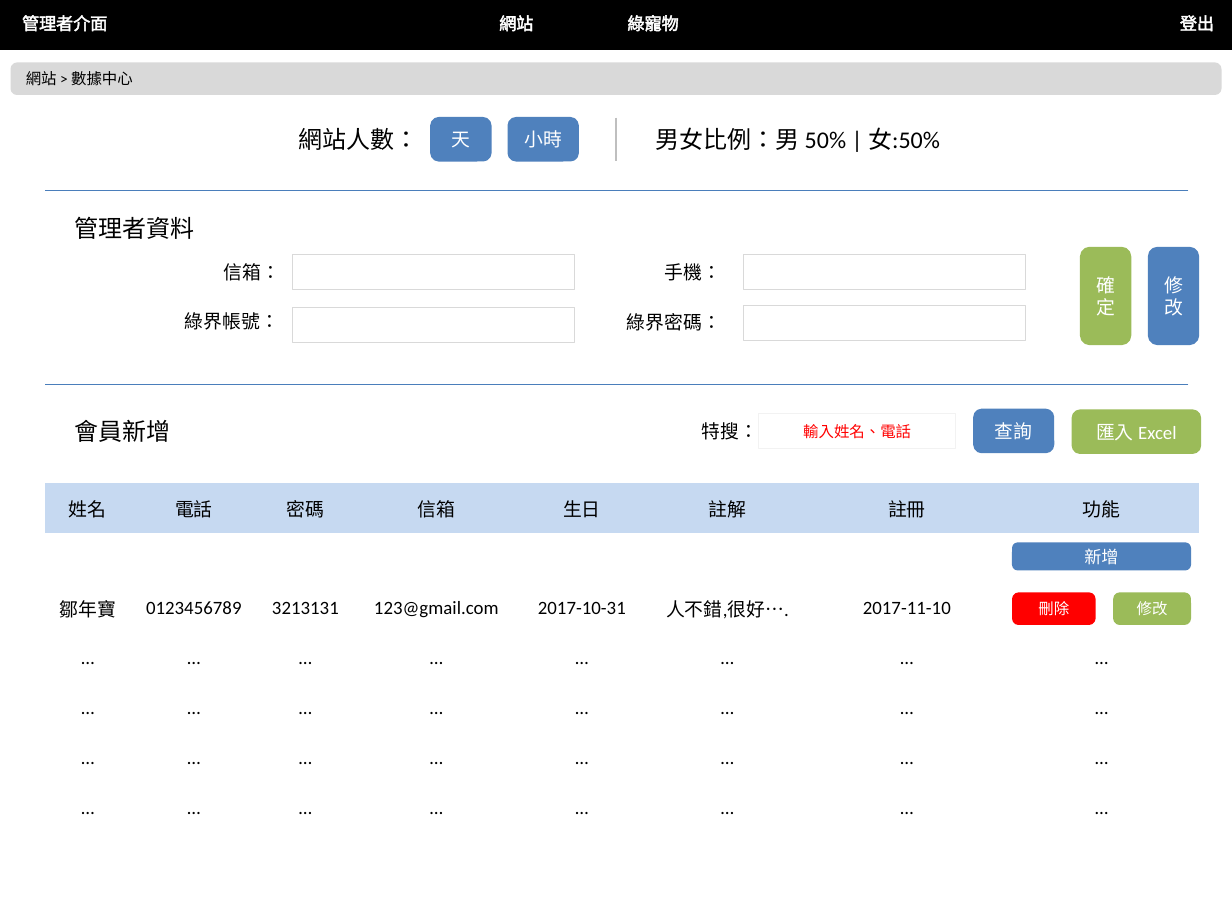
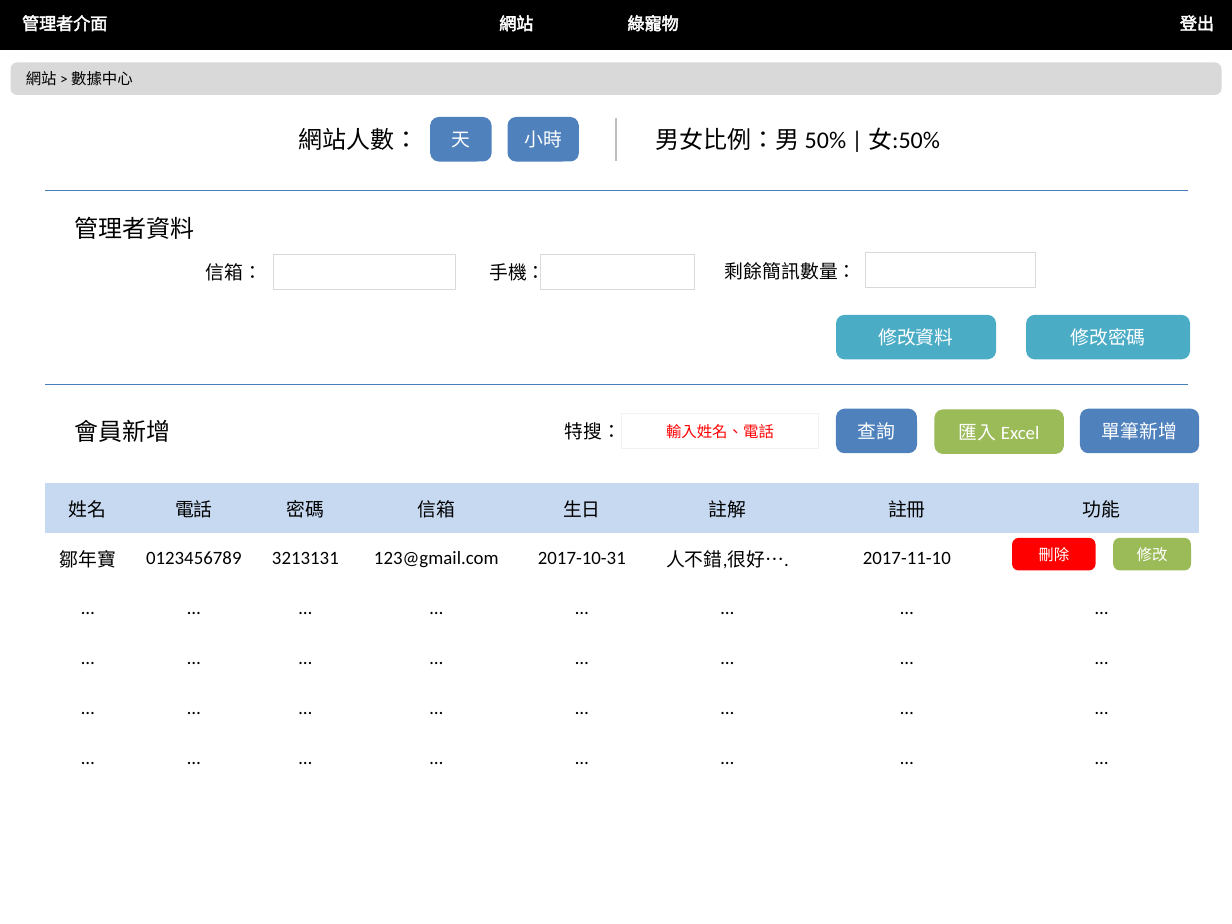
Before and after one commit to nexstar/XMind, a slide deck: slide 5 of 最終後台版型.pptx. Drawn at 1232x924 pixels with LibreOffice and Linux fonts; fonts in the diff are those of the drawing. Boxes give left, top, right and bottom in pixels: in the first picture for what was removed or moved away, otherwise in the second. Text is boxed around its words. In the diff, an @@ line names an element or a change of style, - is before the commit and + after.

Commit message:
修改excel&ppt

```diff
--- a/最終後台版型.pptx
+++ b/最終後台版型.pptx
@@ text "信箱：": place and size @@
-text "信箱：" at <box>223,263,279,281</box>
+text "信箱：" at <box>206,263,262,281</box>
@@ rectangle: place and size @@
-rectangle at <box>292,255,574,291</box>
+rectangle at <box>274,255,456,291</box>
@@ text "手機：": place and size @@
-text "手機：" at <box>665,263,721,281</box>
+text "手機：" at <box>489,263,545,281</box>
@@ rectangle: place and size @@
-rectangle at <box>744,255,1026,291</box>
+rectangle at <box>540,255,694,291</box>
@@ text added at <box>725,262,857,280</box>, 11 pt, text #000000 @@
+剩餘簡訊數量：
@@ rectangle: place and size @@
-rectangle at <box>293,307,575,342</box>
+rectangle at <box>866,253,1036,288</box>
@@ rounded rectangle removed at <box>1082,249,1130,344</box> @@
-確定
@@ text removed at <box>185,312,279,330</box> @@
-綠界帳號：
@@ text removed at <box>627,313,721,331</box> @@
-綠界密碼：
@@ rectangle removed at <box>744,306,1026,341</box> @@
@@ rounded rectangle added at <box>838,317,994,357</box>, fill #4BACC6, outline #4BACC6 2 pt, 11 pt, text #FFFFFF @@
+修改資料
@@ rounded rectangle "修改密碼": place and size @@
-rounded rectangle "修改密碼" at <box>1149,249,1198,344</box>
+rounded rectangle "修改密碼" at <box>1027,317,1188,357</box>
@@ rounded rectangle "修改密碼" at <box>1027,317,1188,357</box>: fill #4F81BD to #4BACC6; outline #4F81BD 2 pt to #4BACC6 2 pt @@
@@ text in rounded rectangle at <box>1070,328,1145,346</box>: text changed @@
-修改
+修改密碼
@@ text "特搜：": place and size @@
-text "特搜：" at <box>702,422,758,440</box>
+text "特搜：" at <box>565,422,621,440</box>
@@ 2 rounded rectangles, 1 rectangle: place and size @@
-2 rounded rectangles, 1 rectangle at <box>759,410,1199,452</box>
+2 rounded rectangles, 1 rectangle at <box>622,410,1062,452</box>
@@ rounded rectangle "單筆新增": place and size @@
-rounded rectangle "單筆新增" at <box>1014,545,1190,569</box>
+rounded rectangle "單筆新增" at <box>1082,410,1198,451</box>
@@ text in rounded rectangle at <box>1102,422,1177,440</box>: text changed; size 10 to 11 pt @@
-新增
+單筆新增
@@ table at <box>44,483,1199,782</box> @@
-row 2:  |  |  |  |  |  |  | 
@@ rounded rectangle "刪除": place and size @@
-rounded rectangle "刪除" at <box>1014,594,1094,623</box>
+rounded rectangle "刪除" at <box>1014,540,1094,569</box>
@@ rounded rectangle "修改": place and size @@
-rounded rectangle "修改" at <box>1115,594,1189,623</box>
+rounded rectangle "修改" at <box>1115,540,1189,569</box>
```
Also in this commit, not shown: 2 other slides changed, 1 other file.
